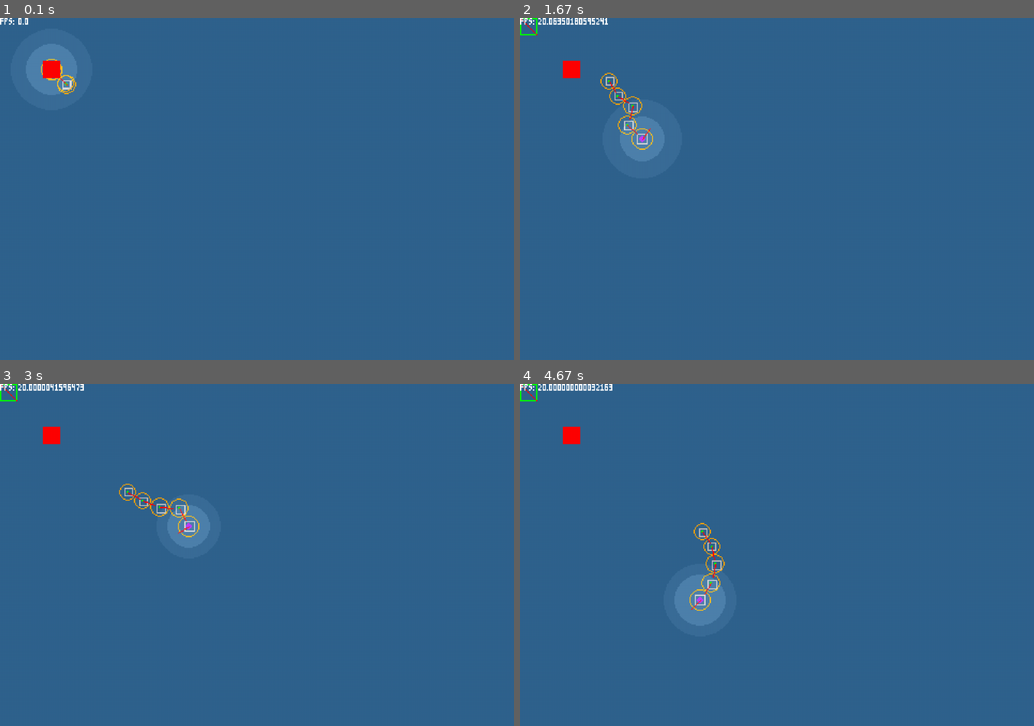
Above: before the commit, frames 1-4 (two rows, left to right).
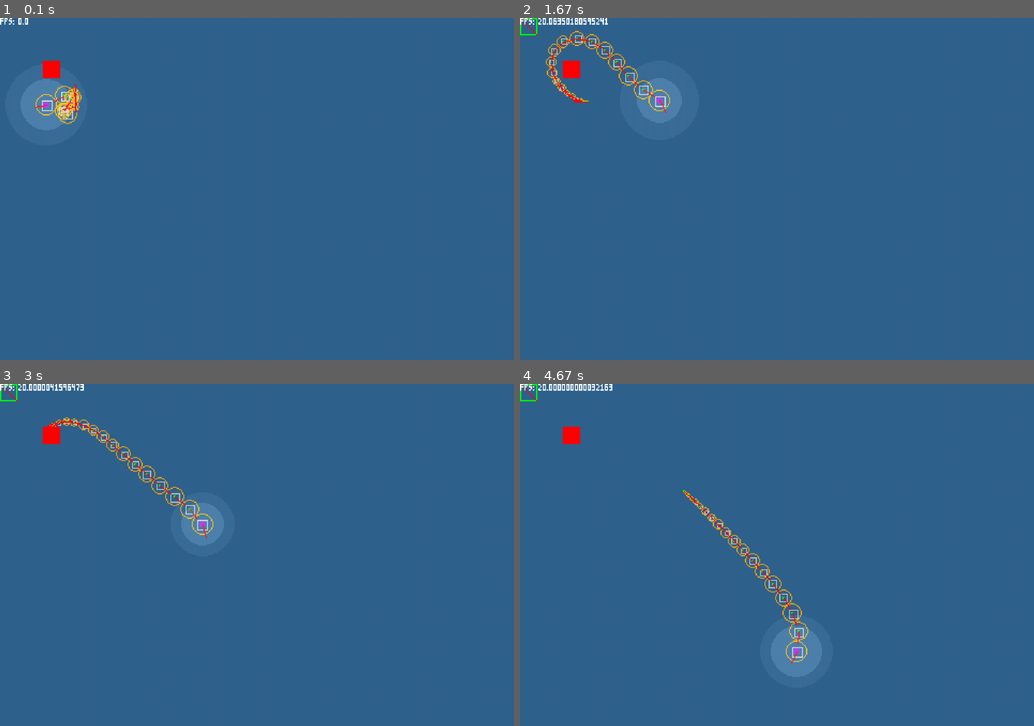
Above: after the commit, the same moments.

Repository: towella/testing-procedural-animation
Game: pygame game, started from code/main.py
The game is run twice, just before and just after one commit, with the same random seed, the same clock (stepped at 60 frames per second) and the same inputs.
Inputs (mouse positions are in pixels of both pictures, inside the frame that each line leads up to):
- Up to frame 1 (0.1 s): no input
- Up to frame 2 (1.67 s): click (777, 189) at 0.38 s; tap Z at 0.73, 1.03 s; click (653, 192) at 0.75 s; tap X at 0.82 s; click (643, 62) at 1.23 s; click (653, 120) at 1.57 s
- Up to frame 3 (3 s): click (257, 596) at 1.9 s; click (185, 483) at 2.23 s; click (436, 643) at 2.57 s; click (87, 589) at 2.9 s
- Up to frame 4 (4.67 s): click (895, 469) at 3.23 s; click (653, 616) at 3.57 s; click (962, 633) at 3.9 s; click (622, 681) at 4.23 s

The runs differ from the first frame. In frame 1, 1.5% of the frame differs, in the area x 4-16%, y 7-33%; in frame 2, 2.2%; in frame 3, 1.3%; in frame 4, 3.2%, in the area x 30-59%, y 31-86%.

Commit message:
Limit Head Rotation
- Limits joint rotation relative to child rotation
- Need to adapt so that it is usable for all segments

Diff:
--- a/code/level.py
+++ b/code/level.py
@@ -33,7 +33,7 @@
 
         dt = 1  # dt starts as 1 because on the first frame we can assume it is 60fps. dt = 1/60 * 60 = 1
 
-        body_segments = 5
+        body_segments = 20
         segment_spacing = 20
         self.player = Player((70, 70), self.screen_surface, body_segments, segment_spacing, self.controllers)
 
--- a/code/player.py
+++ b/code/player.py
@@ -360,24 +360,25 @@
 
         # - Limit angle (limit segment joint's flex) -
         # relative_angle = the new angle - the neutral alignment from last frame before changing to face point
-        relative_angle = angle - self.rot
-        # relative angle should always be less than 180
-        if relative_angle > 180:
-            relative_angle = -(180 - (relative_angle - 180))
-        elif relative_angle < -180:
-            relative_angle = 180 + (relative_angle + 180)
-
-        # TODO head and other segs are all the same now?? no parents required anymore!
-        '''#else:
-            #prev_point = self.parent_seg.get_prev_pos()  # get parent position before movement
-            #prev_alignment = get_angle(self.pos, prev_point)  # get neutral alignment angle from before parent moved
-            #relative_angle = angle - prev_alignment  # 'displacement' angle from neutral. + or - indicates > or < neutral'''
-        # limit rotation
-        '''if abs(relative_angle) > self.max_flex:
-            if relative_angle > 0:
-                angle = self.rot + self.max_flex
-            elif relative_angle < 0:
-                angle = self.rot - self.max_flex'''
+        if self.head:
+            child_rot = self.child_seg.get_rot()
+            relative_angle = angle - child_rot
+            # relative angle should always be less than 180
+            if relative_angle > 180:
+                relative_angle = -(180 - (relative_angle - 180))
+            elif relative_angle < -180:
+                relative_angle = 180 + (relative_angle + 180)
+            # TODO head and other segs are all the same now?? no parents required anymore!
+            '''#else:
+                #prev_point = self.parent_seg.get_prev_pos()  # get parent position before movement
+                #prev_alignment = get_angle(self.pos, prev_point)  # get neutral alignment angle from before parent moved
+                #relative_angle = angle - prev_alignment  # 'displacement' angle from neutral. + or - indicates > or < neutral'''
+            # limit rotation
+            if abs(relative_angle) > self.max_flex:
+                if relative_angle > 0:
+                    angle = child_rot + self.max_flex
+                elif relative_angle < 0:
+                    angle = child_rot - self.max_flex
 
         # - update and adjust angles -
         self.rot = angle  # update segment rotation
@@ -502,6 +503,9 @@
 
     def get_child(self):
         return self.child_seg
+
+    def get_rot(self):
+        return self.rot
 
     def set_child(self, seg_obj):
         self.child_seg = seg_obj
